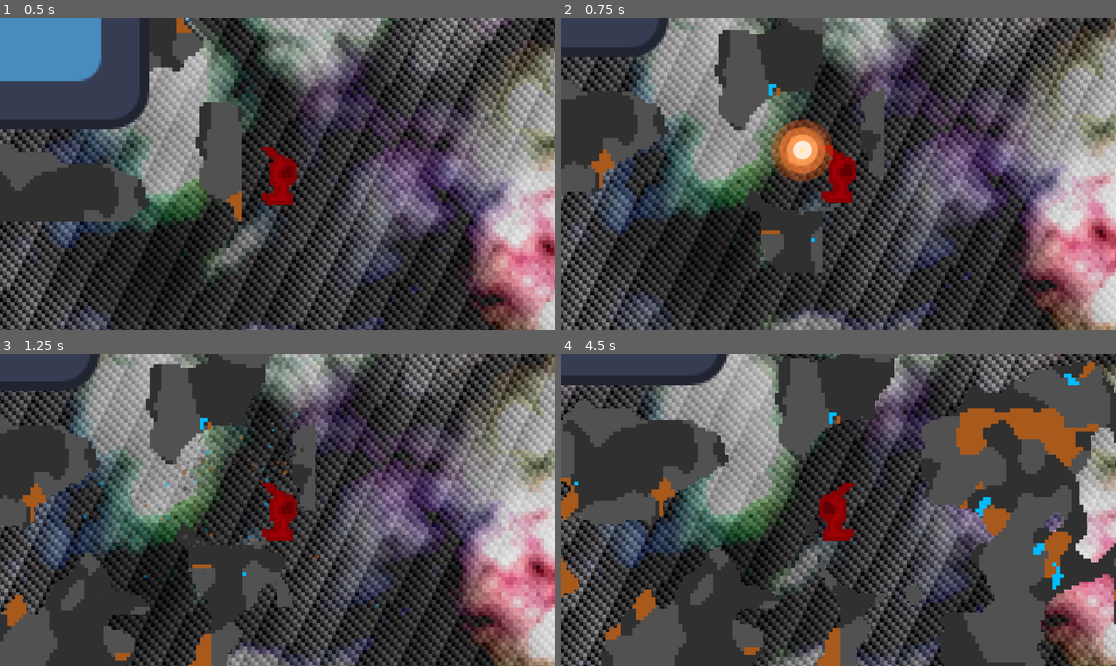
Above: before the commit, frames 1-4 (two rows, left to right).
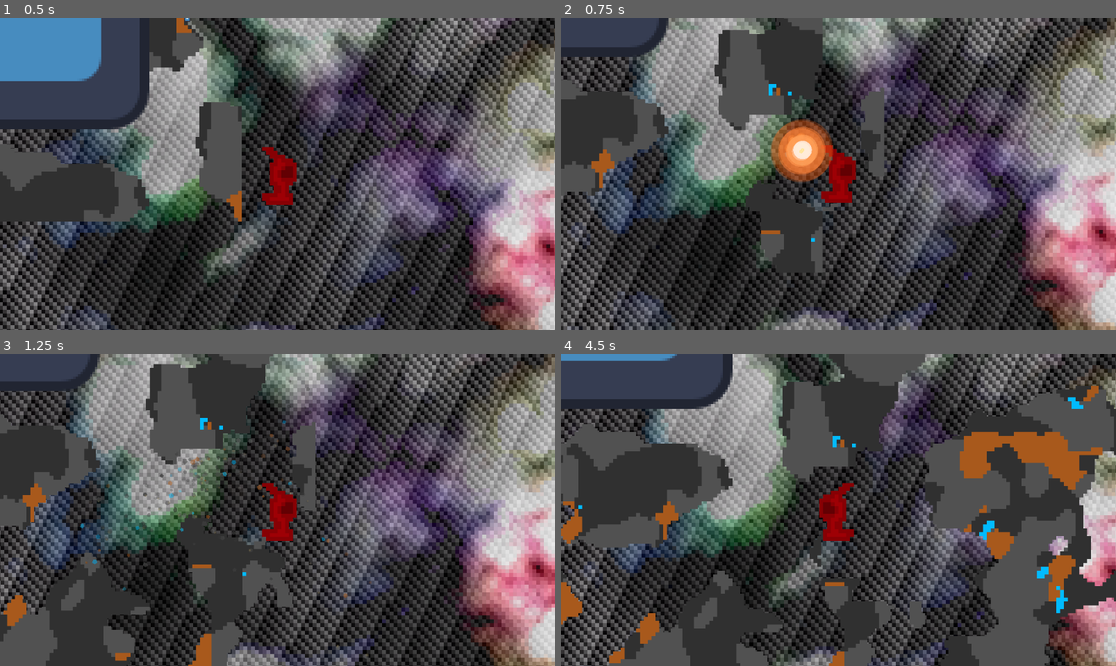
Above: after the commit, the same moments.

Repository: juusoHaaja/raketinheitin
Game: Godot game, scene res://function/world/main.tscn
Two runs of this game, one before a commit and one after it. Both use one fixed random seed, a clock stepped at 60 frames per second and the inputs below. The engine's default icon, where the game draws it, is replaced by a stand-in: a white triangle on a blue panel in a dark square.
Inputs (mouse positions are in pixels of both pictures, inside the frame that each line leads up to):
- Up to frame 1 (0.5 s): no input
- Up to frame 2 (0.75 s): move the mouse to (960, 158) at 0.52 s; hold D (right) from 0.53 s (still down); click (960, 158) at 0.67 s
- Up to frame 3 (1.25 s): keep holding D (right)
- Up to frame 4 (4.5 s): move the mouse to (727, 525) at 1.27 s; release D (right) at 1.28 s; hold S (down) 1.28-2.03 s; move the mouse to (894, 441) at 2.02 s; hold D (right) 2.03-2.78 s; tap Enter at 2.75 s; move the mouse to (810, 572) at 2.77 s; hold W (up) 2.78-3.53 s; click (810, 572) at 2.92 s; move the mouse to (1005, 556) at 3.52 s; hold A (left) from 3.53 s (still down); tap Space at 4.25 s; move the mouse to (672, 463) at 4.27 s

Frame 1 is identical in both runs. In frame 2, 0.7% of the frame differs, in the area x 34-47%, y 22-64%; in frame 3, 1.6%; in frame 4, 59%, in the area x 0-100%, y 0-100%.

Commit message:
bo'o'oo'm

Diff:
--- a/function/world/tools/circle_tool.gd
+++ b/function/world/tools/circle_tool.gd
@@ -5,28 +5,53 @@
 var radius: float = 3.0
 var radius_squared: float = radius * radius
 
+var explosion_granularity: int = 8
+var granularity_off:float = 0
+var ray_segments := Array()
+
 func apply(center: Vector2i):
+    if material_index == 0:
+        initialize_granularity()
+
     var radius_int := int(ceil(radius))
     var destroyed_tiles: Array[Dictionary] = []
 
-    for y in range(center.y - radius_int, center.y + radius_int + 1):
-        for x in range(center.x - radius_int, center.x + radius_int + 1):
-            var pos := Vector2i(x, y)
+    for y in range(radius_int*2 + 1):
+        for x in range(radius_int*2 + 1):
+            if x > radius_int:
+                x = radius_int-x
+            if y > radius_int:
+                y = radius_int-y
+            var pos := Vector2i(x, y)+center
+
 
             var distance := Vector2(center).distance_squared_to(Vector2(pos))
             if distance > radius_squared:
                 continue
 
+            var dont_destroy = false
+
             # Track what we're destroying for particles
             if material_index == 0:  # Only when destroying
+
                 var current_tile := ChunkParent.instance.api_get_tile_pos(pos)
+
+
+
                 if current_tile != 0:
-                    destroyed_tiles.append({
-                        "position": pos,
-                        "material": current_tile
-                    })
+                    var diff = pos-center
+                    var g_index = diff_to_granularity_index(diff)
+                    ray_segments[g_index] -= current_tile
 
-            set_tile(pos, material_index)
+                    if ray_segments[g_index] < 0:
+                        dont_destroy = true
+                    if not dont_destroy:
+                        destroyed_tiles.append({
+                            "position": pos,
+                            "material": current_tile
+                        })
+            if not dont_destroy:
+                set_tile(pos, material_index)
 
     # Spawn particles if we destroyed tiles
     if destroyed_tiles.size() > 0:
@@ -42,6 +67,20 @@
 
     DestructionManager.instance.create_explosion(world_pos, destroyed_tiles, radius * tile_size)
 
+func diff_to_granularity_index(diff: Vector2i) -> int:
+    var difff := diff as Vector2
+    var angle = difff.angle()+granularity_off
+    if angle < 0:
+        angle += TAU
+    var n = floor(angle / TAU * explosion_granularity)
+    return n
+
+func initialize_granularity():
+    ray_segments.clear()
+    granularity_off = (randf()-0.5)*TAU
+    for i in range(explosion_granularity):
+        ray_segments.push_back(radius_squared/3)
+
 func set_radius(r: float):
     radius = r
     radius_squared = r * r
